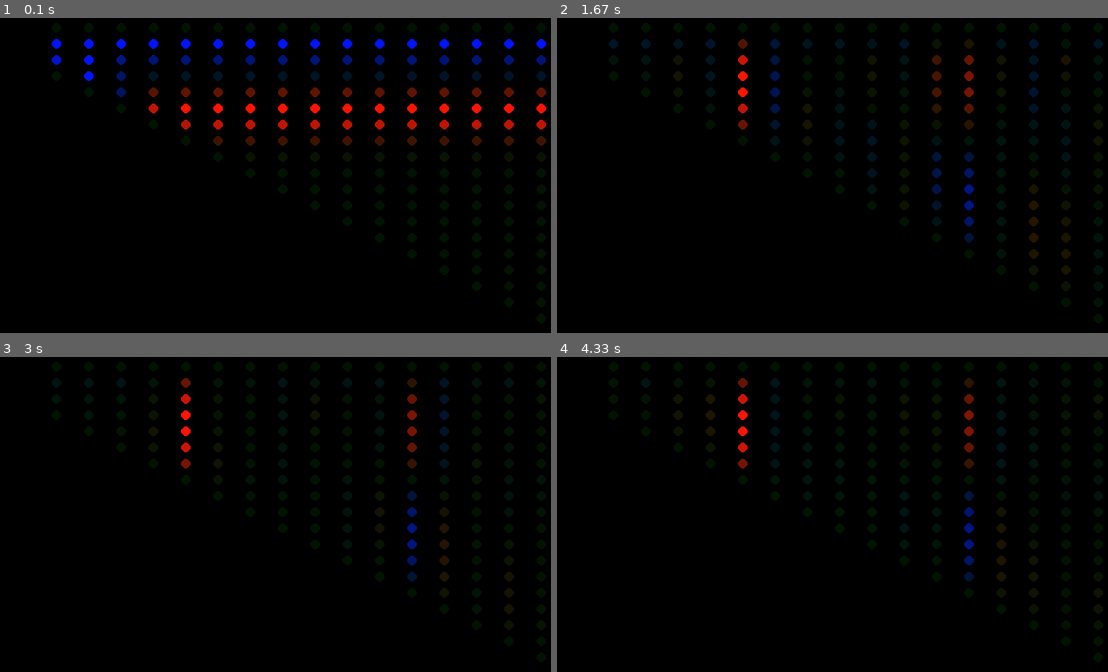
Above: before the commit, frames 1-4 (two rows, left to right).
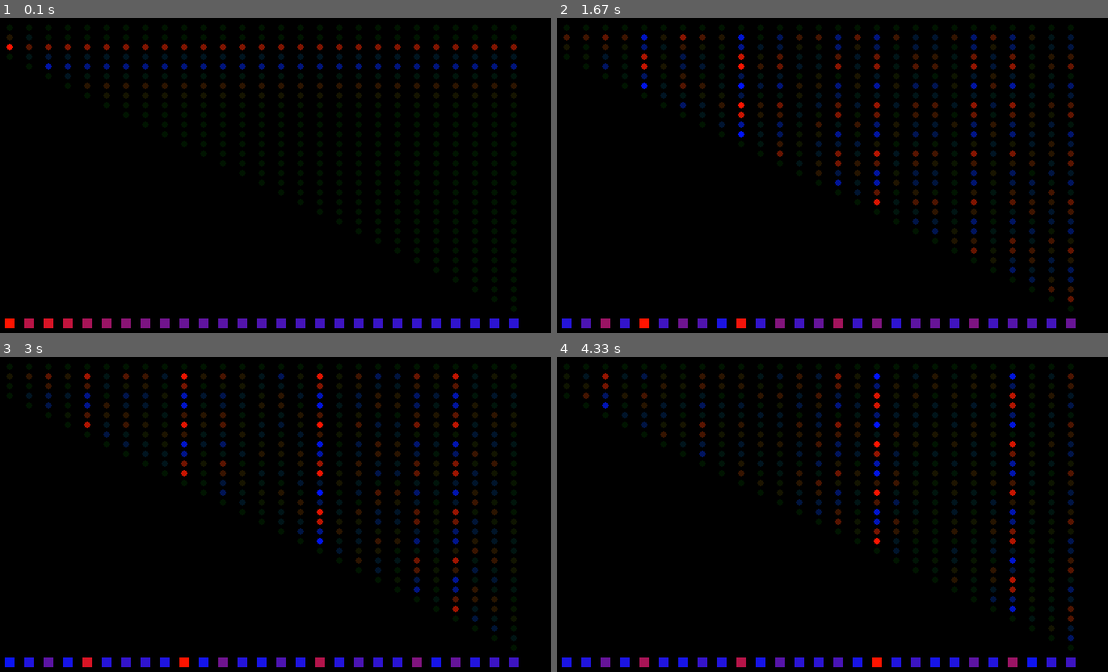
Above: after the commit, the same moments.

Repository: ohadzisserman/Pygame-Animations
Game: pygame game, started from resunance_animation.py
The game is run twice, just before and just after one commit, with the same random seed, the same clock (stepped at 60 frames per second) and the same inputs.
Inputs:
- Up to frame 1 (0.1 s): no input
- Up to frame 2 (1.67 s): no input
- Up to frame 3 (3 s): no input
- Up to frame 4 (4.33 s): no input

The runs differ from the first frame. In frame 1, 6.8% of the frame differs, in the area x 0-100%, y 5-99%; in frame 2, 7.8%; in frame 3, 6.3%; in frame 4, 6.1%.

Commit message:
25.05.23

Diff:
--- a/resunance_animation.py
+++ b/resunance_animation.py
@@ -2,54 +2,63 @@
 from time import sleep
 import math
 pygame.init()
-# כמה פיקסלים אתה רוצה שיהיו יחידה אחת במסך
-scale = 20
 white = (255,255,255)
 gray = (80,80,80)
-#אורך ורוחב המסך, מעדיף שיהיה מספר שמתחלק יפה
+#אורך ורוחב המסך
 W = 360*2
 H = 360*2
+#מספר שורות
 N = 30
+# כמה פיקסלים אתה רוצה שיהיו יחידה אחת במסך
+scale = 12
+# התדירות בה האות מתקבל
+FREQ = 7
+ENERGY_LOSS = 0
 SCREEN = pygame.display.set_mode((W,H))
-POSITION = [[0 for i in range(N)] for j in range(N)]
+PRESSURE = [[0 for i in range(N)] for j in range(N)]
 VELOCITY = [[0 for i in range(N)] for j in range(N)]
+ENERGY = [0 for i in range(N)]
 
-def change_grid():
+def update():
+
     for i in range(N):
         for j in range(1,i):
-            VELOCITY[i][j]+=(0.5*POSITION[i][j-1]+0.5*POSITION[i][j+1]-POSITION[i][j])
+            VELOCITY[i][j]+=(0.5*PRESSURE[i][j-1]+0.5*PRESSURE[i][j+1]-PRESSURE[i][j])*(1-ENERGY_LOSS)
 
     for i in range(N):
         for j in range(N):
-            POSITION[i][j]+=VELOCITY[i][j]
+            PRESSURE[i][j]+=VELOCITY[i][j]
+    for i in range(1,len(ENERGY)):
+        ENERGY[i] = sum([abs(PRESSURE[i][j])+abs(VELOCITY[i][j]) for j in range(N)])/i
 
 
 def puls(addition):
     for i in range(N):
-        POSITION[i][1]+=addition
+        PRESSURE[i][1]+=addition
 
 def draw():
-    m = max([max(k) for k in POSITION[2:]])
-    m2 = min([min(k) for k in POSITION[2:]])
+    m = max([max(k) for k in PRESSURE[2:]])
+    Emax = max (ENERGY)
+    if Emax == 0:
+        Emax = 1
+    m2 = min([min(k) for k in PRESSURE[2:]])
     for i in range(3,N):
+        e = ENERGY[i]/Emax
+        pygame.draw.rect(SCREEN,((255 * e) // 1, 20, (255 * (1-e)) // 1),(i * 2 * scale - 30-scale/2,30+N * scale,scale,scale))
         for j in range(0, i+1):
-            p = POSITION[i][j]
-
+            p = PRESSURE[i][j]
             if p>0:
                 if m!=0:
                     p = (p / m)
-
-                pygame.draw.circle(SCREEN, ((255 * p)//1, 20, 0), (i * 2*scale-20, 30+j * scale), scale // 3)
+                pygame.draw.circle(SCREEN, ((255 * p)//1, 20, 0), (i * 2*scale-30, 30+j * scale), scale // 3)
             else:
-
                 if m!=0:
                     p = (p / m)
                 if p<0:
                     p=-p
                 if p>1:
                     p=1
-                print(p)
-                pygame.draw.circle(SCREEN,(0,20,(255*p)//1),(i*2*scale-20,30+j*scale),scale//3)
+                pygame.draw.circle(SCREEN,(0,20,(255*p)//1),(i*2*scale-30,30+j*scale),scale//3)
 
 
     pygame.display.flip()
@@ -70,13 +79,14 @@
 running =True
 while running:
     # sleep(0.1)
-    puls(math.sin(I*2*math.pi/20))
-    change_grid()
-    # print(I)
+
+    puls(math.sin(I*2*math.pi/FREQ))
+    update()
+    print(I)
     # for i in VELOCITY:
     #     print(i)
     # print()
-    # for i in POSITION:
+    # for i in PRESSURE:
     #     print(i)
     # print()
     reset()
